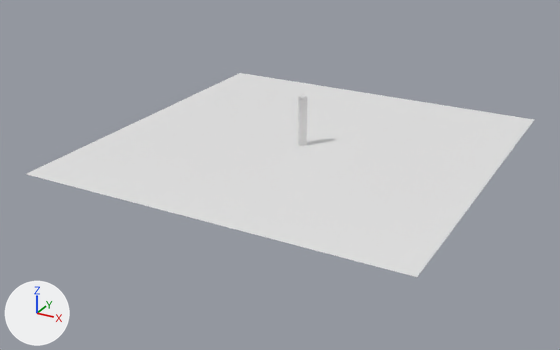
The Blender file docs/research/3d-buildings-pilot/millennium-tower-detailed.blend: old version first, new version second.
Camera for both pictures: a 50 mm lens placed at (1760.0, -3445.0, 1516.0), pointed at (-46.0, -161.0, -126.0). The lights are fixed; the arrows at lower left show +X, +Y and +Z. The older version comes first.

Script lines for the objects in view, before the commit:
```python
mat_glass_bluegrey = principled_material('Glass_BlueGrey')
mat_glass_bluegrey.base_color = (0.8, 0.8, 0.8)  # white #e7e7e7
me_shaft_glass_mesh = bpy.data.meshes.new('Shaft_Glass_mesh')
me_shaft_glass_mesh.from_pydata(...)  # 52 vertices, 50 faces; spans x -27.0..27.0, y -26.0..26.0, z 0.0..258.0
me_shaft_glass_mesh.materials.append(mat_glass_bluegrey)  # white #e7e7e7
me_плоскость = bpy.data.meshes.new('Плоскость')
me_плоскость.from_pydata([(-1000.0, -1000.0, 0.0), (1000.0, -1000.0, 0.0), (-1000.0, 1000.0, 0.0), (1000.0, 1000.0, 0.0)], [], [(0, 1, 3, 2)])
me_плоскость.materials.append(mat_ground_sand)  # white #e7e7e7
ob_ground = bpy.data.objects.new('Ground', me_плоскость)
ob_ground.location = (0.0, 0.0, 0.0)
ob_shaft_glass = bpy.data.objects.new('Shaft_Glass', me_shaft_glass_mesh)
ob_shaft_glass.location = (0.0, 0.0, 0.0)
```
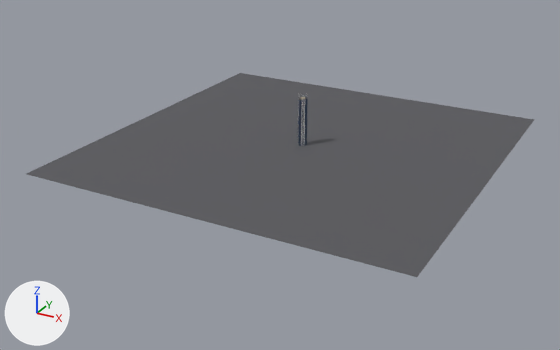
Boxes [x1, y1, x2, y2] around the edits, measured in the pictures (560 x 350 px):
```json
{"object": "Ground", "change": "recoloured", "before": [27, 73, 534, 277], "after": [27, 73, 534, 277], "on screen": "white to dark grey"}
{"object": "Shaft_Glass", "change": "recoloured", "before": [298, 99, 307, 146], "after": [298, 99, 307, 146], "on screen": "darker"}
```

Edits to the scene script, one JSON object a line:
```json
{"op": "set", "path": "mat_glass_bluegrey.base_color", "old": "(0.8, 0.8, 0.8)", "new": "(0.025, 0.05, 0.1)", "note": "white #e7e7e7 -> dark blue #2c3f59"}
{"op": "add", "block": "mat_ground_darkgrey", "code": ["mat_ground_darkgrey = principled_material('Ground_DarkGrey')", "mat_ground_darkgrey.base_color = (0.1, 0.1, 0.11)  # dark grey #59595d", "mat_ground_darkgrey.roughness = 0.92"]}
{"block": "me_плоскость", "where": "me_плоскость.from_pydata(...)  # 4 vertices, 1 face; spans x -1000.0..1000.0, y -1000.0..1000.0, z 0.0"}
{"op": "remove", "block": "me_плоскость", "code": "me_плоскость.materials.append(mat_ground_sand)  # white #e7e7e7"}
{"op": "add", "block": "me_плоскость", "code": "me_плоскость.materials.append(mat_ground_darkgrey)  # dark grey #59595d"}
```
